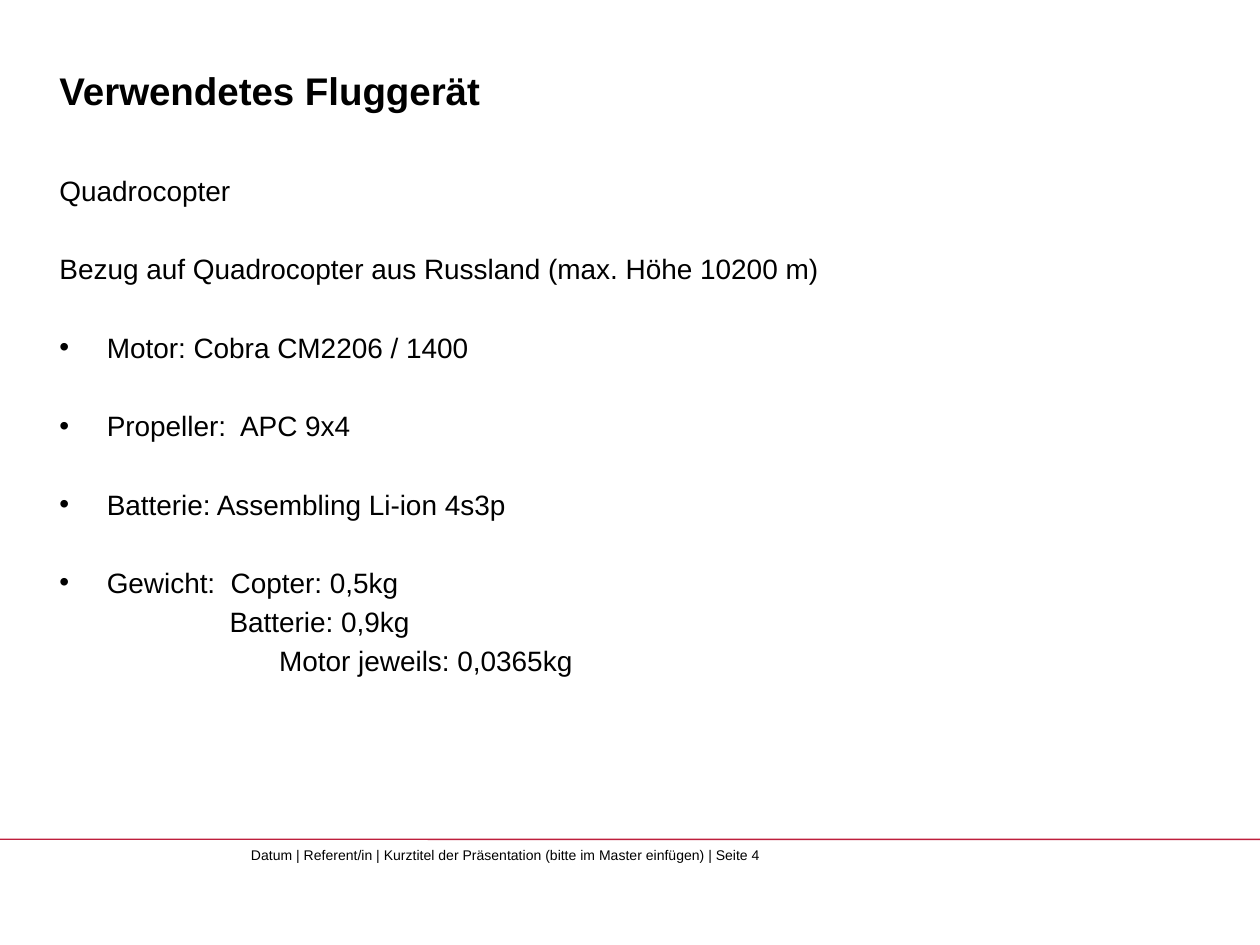
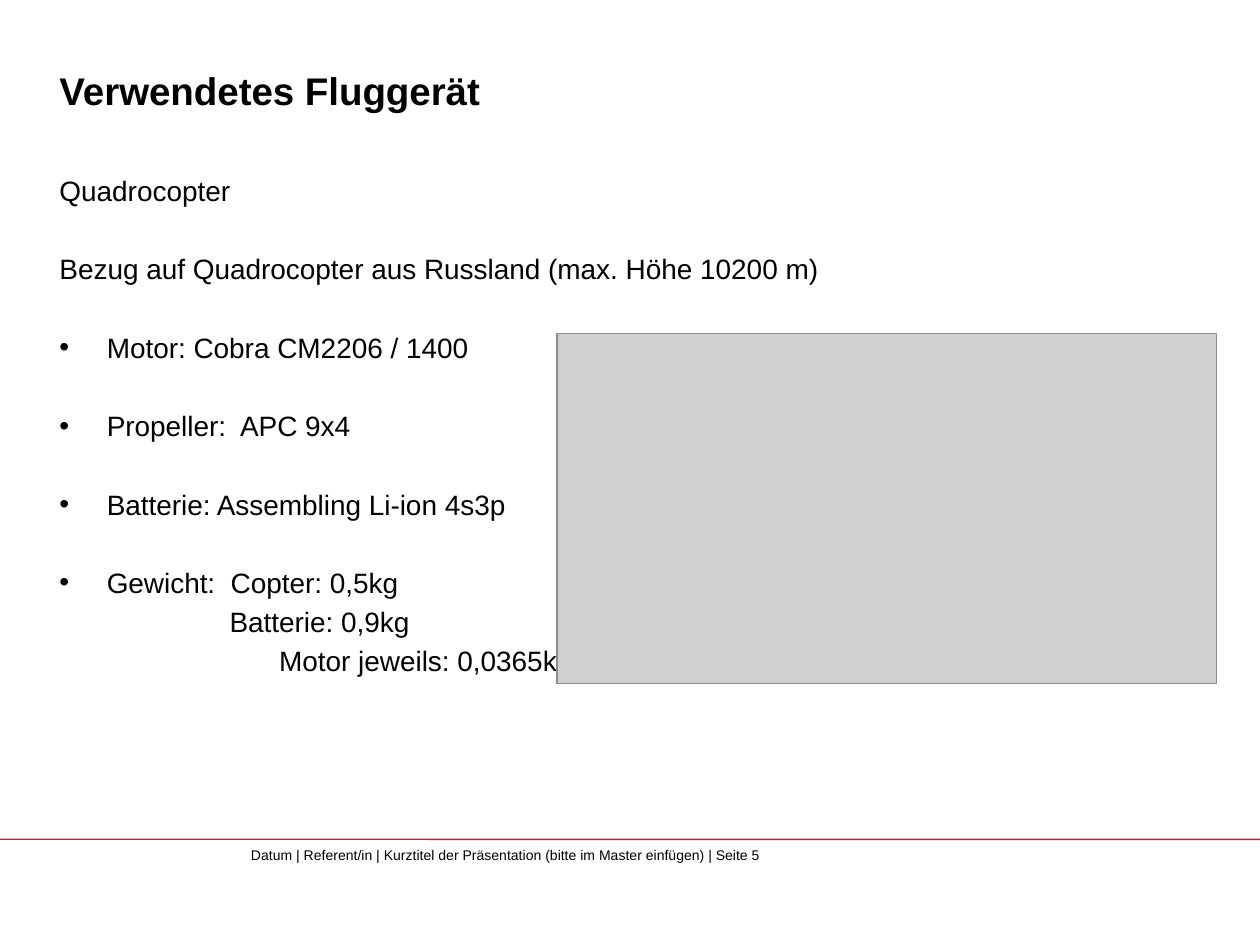
Before and after one commit to AdamsWest/Bachelorarbeit, a slide deck: slide 5 of Lucas/Austausch der Ergebnisse.pptx (slide 4 before the commit). Drawn at 1260x945 pixels with LibreOffice and Linux fonts; fonts in the diff are those of the drawing; grey boxes stand for pictures; background and template pictures are left out. Boxes give left, top, right and bottom in pixels: in the first picture for what was removed or moved away, otherwise in the second. Text is boxed around its words. In the diff, an @@ line names an element or a change of style, - is before the commit and + after.

```diff
--- a/Lucas/Austausch der Ergebnisse.pptx
+++ b/Lucas/Austausch der Ergebnisse.pptx
@@ picture added at <box>557,334,1217,684</box> @@
@@ text at <box>251,850,760,863</box>: text changed @@
-Datum | Referent/in | Kurztitel der Präsentation (bitte im Master einfügen) | Seite 4
+Datum | Referent/in | Kurztitel der Präsentation (bitte im Master einfügen) | Seite 5
```
Also in this commit, not shown: 1 other slide changed, 1 slide added.
